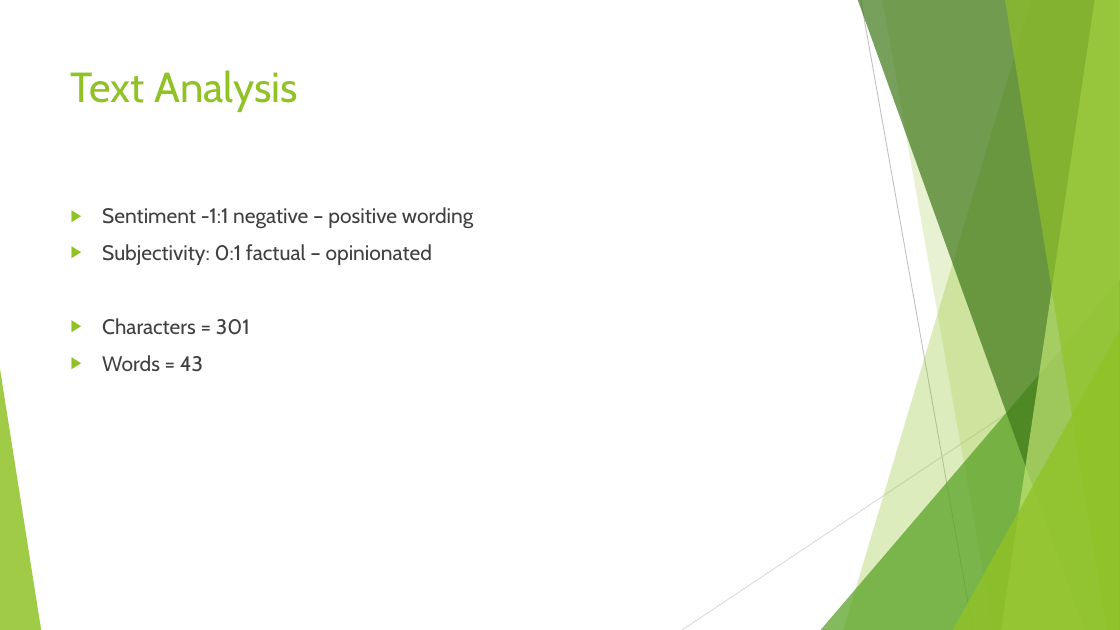
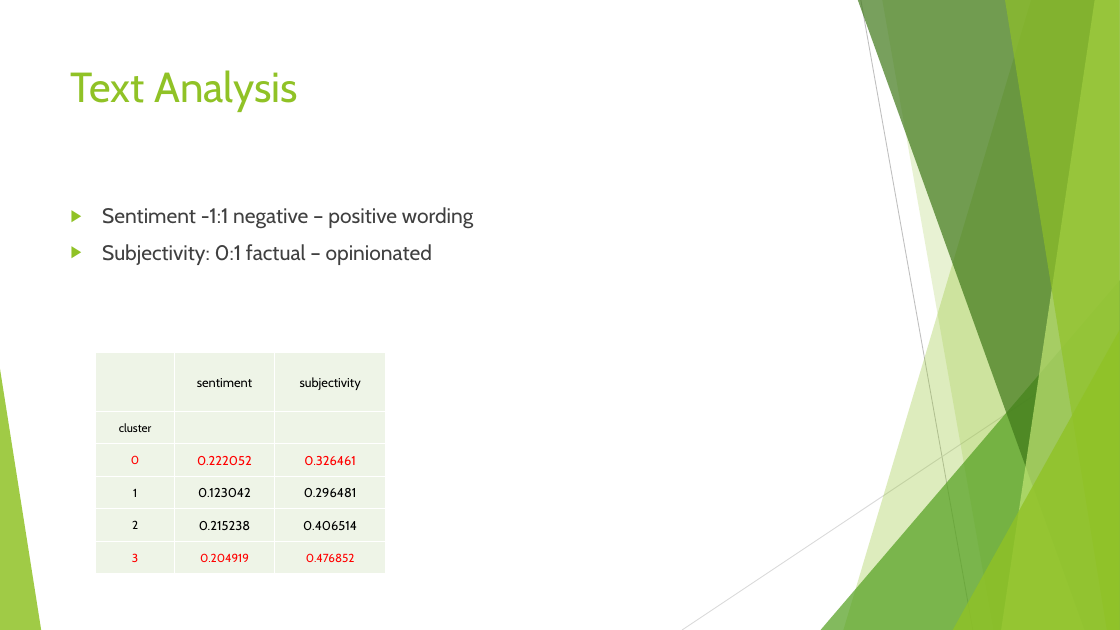
Before and after one commit to tylerparker22/work_to_show, a slide deck: slide 10 of Scolarship Symposium.pptx. Drawn at 1120x630 pixels with LibreOffice and Linux fonts; fonts in the diff are those of the drawing. Boxes give left, top, right and bottom in pixels: in the first picture for what was removed or moved away, otherwise in the second. Text is boxed around its words. In the diff, an @@ line names an element or a change of style, - is before the commit and + after.

```diff
--- a/Scolarship Symposium.pptx
+++ b/Scolarship Symposium.pptx
@@ text at [102,318,250,372]: paragraphs removed @@
-▶ Characters = 301
-▶ Words = 43
@@ table added at [96,353,386,574], 6 rows, 3 columns @@
+ | sentiment | subjectivity
+cluster |  | 
+0 | 0.222052 | 0.326461
+1 | 0.123042 | 0.296481
+2 | 0.215238 | 0.406514
+3 | 0.204919 | 0.476852
```
Also in this commit, not shown: 2 other slides changed, 4 slides added, 3 slides removed, 2 other files.
